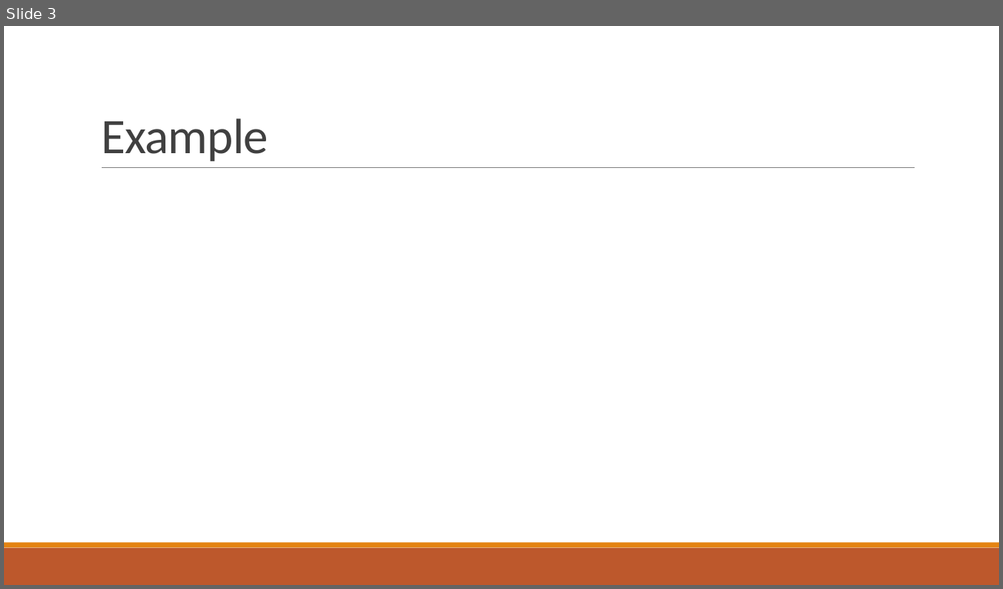
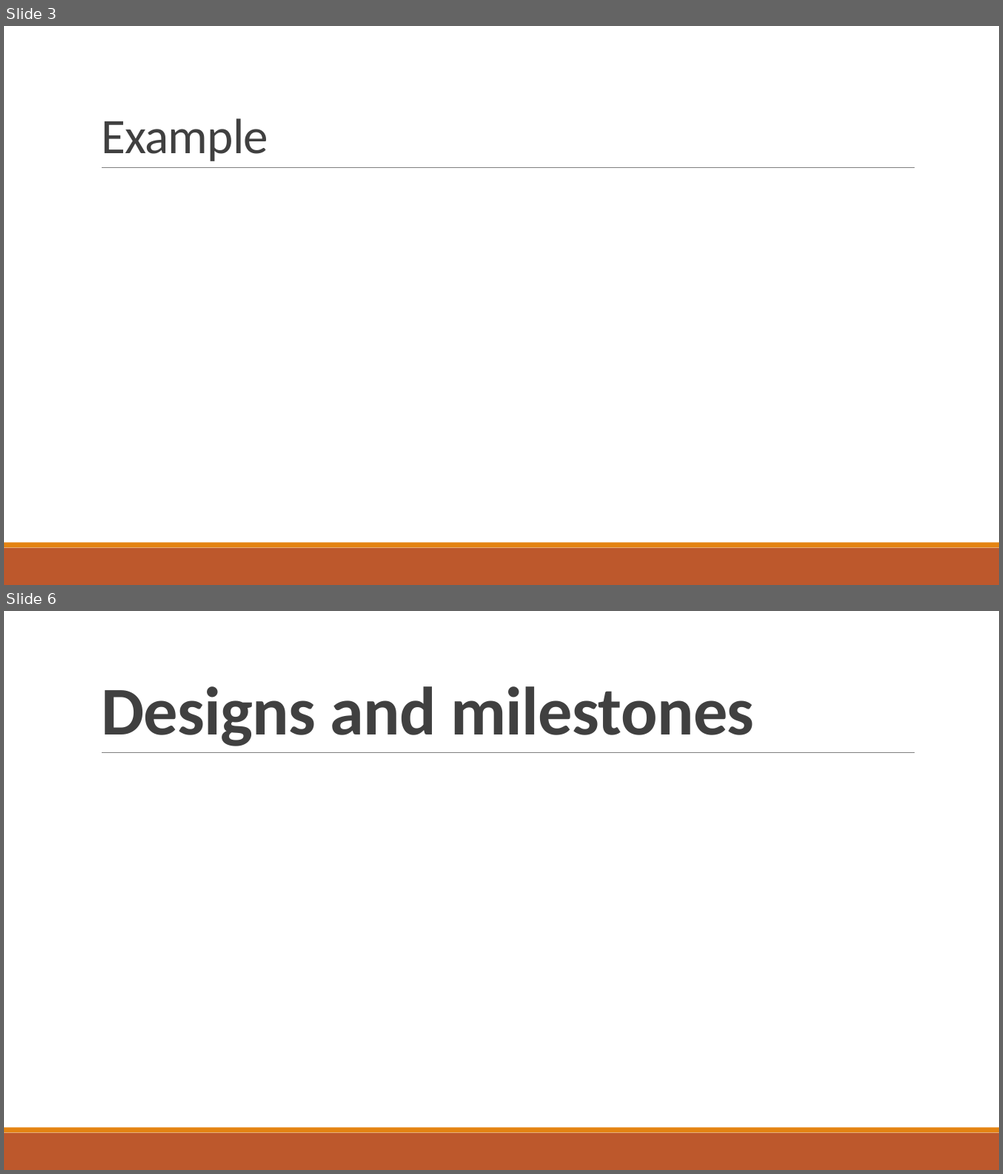
Before and after one commit to nqdao/PHAST, a slide deck: SAVI - Design Camp 2015.pptx. Shown one above the other, each under a label of ours: slide 3 before the commit, slides 3 and 6 after it; the slides between them are not shown. The pictures are 1003x589 and 1003x1174 pixels, drawn with LibreOffice and Linux fonts; fonts in the diff are those of the drawing. Boxes give left, top, right and bottom in pixels: in the first picture for what was removed or moved away, otherwise in the second. Text is boxed around its words. In the diff, an @@ line names an element or a change of style, - is before the commit and + after.

Commit message:
Update Design and Milestones

```diff
--- a/SAVI - Design Camp 2015.pptx
+++ b/SAVI - Design Camp 2015.pptx
@@ slide 6 added at (4,611,999,1170), background #FFFFFF; not listed: 3 template elements that a slide beside it also shows @@
@@ title added at (101,686,754,746), 66 pt, text #404040, bold @@
+Designs and milestones
```
Also in this commit, not shown: 2 slides changed, 6 other slides added, 1 slide removed.
